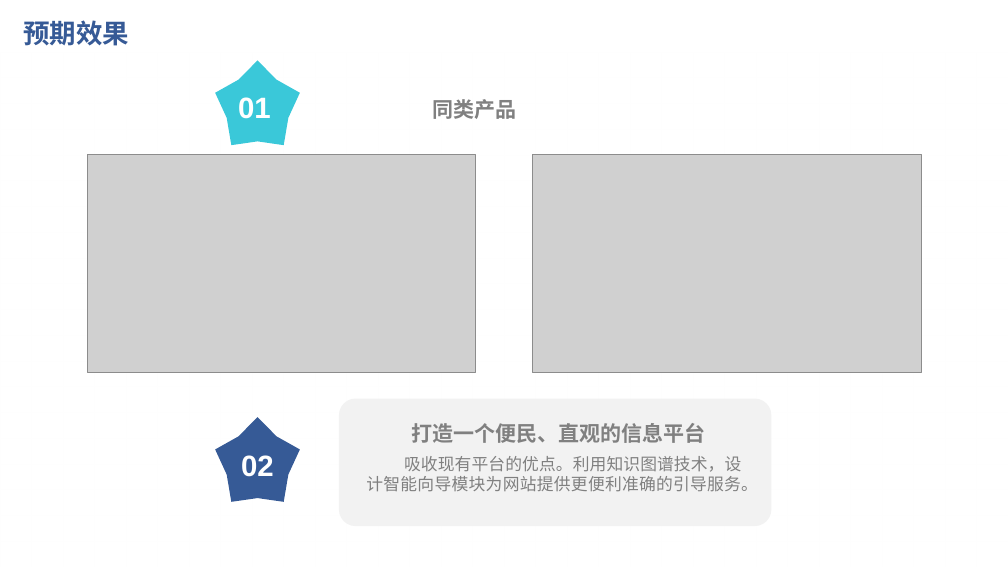
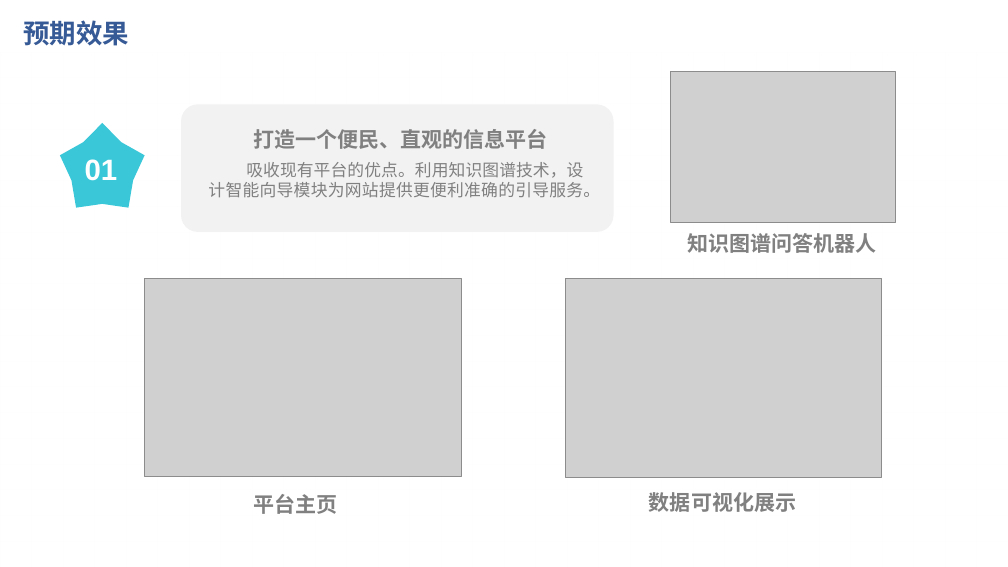
Before and after one commit to Illzen/Regindusty, a slide deck: slide 8 of 开题报告.pptx. Drawn at 1008x567 pixels with LibreOffice and Linux fonts; fonts in the diff are those of the drawing; grey boxes stand for pictures; background and template pictures are left out. Boxes give left, top, right and bottom in pixels: in the first picture for what was removed or moved away, otherwise in the second. Text is boxed around its words. In the diff, an @@ line names an element or a change of style, - is before the commit and + after.

```diff
--- a/开题报告.pptx
+++ b/开题报告.pptx
@@ picture added at (x1=671, y1=71, x2=896, y2=222) @@
@@ 2 texts, 1 rounded rectangle moved together from (x1=339, y1=399, x2=771, y2=526) to (x1=181, y1=104, x2=614, y2=232) @@
@@ text removed at (x1=433, y1=99, x2=517, y2=119) @@
-同类产品
@@ star moved from (x1=216, y1=60, x2=300, y2=145) to (x1=60, y1=123, x2=144, y2=208) @@
@@ text "01" moved from (x1=238, y1=97, x2=271, y2=119) to (x1=85, y1=159, x2=118, y2=181) @@
@@ text added at (x1=687, y1=233, x2=876, y2=253), 20 pt, text #808080, bold @@
+知识图谱问答机器人
@@ picture resized from (x1=532, y1=154, x2=921, y2=372) to (x1=144, y1=278, x2=461, y2=477) @@
@@ picture resized from (x1=87, y1=154, x2=476, y2=372) to (x1=566, y1=278, x2=882, y2=477) @@
@@ star removed at (x1=216, y1=417, x2=300, y2=502) @@
@@ text removed at (x1=241, y1=455, x2=274, y2=477) @@
-02
@@ text added at (x1=253, y1=494, x2=337, y2=514), 20 pt, text #808080, bold @@
+平台主页
@@ text added at (x1=649, y1=492, x2=796, y2=512), 20 pt, text #808080, bold @@
+数据可视化展示
```
Also in this commit, not shown: 5 other slides changed, 2 slides added, 1 slide removed, 18 other files.
